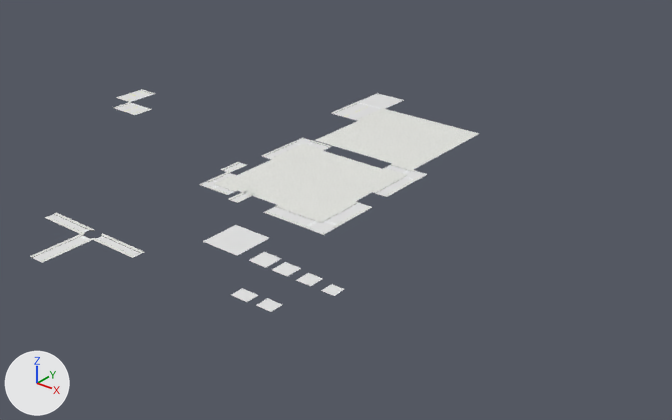
A saved change to the Blender file Diseños con medids reales/calle 1 carril y estacionamiento.blend.
Camera for both pictures: a 50 mm camera at (543.0, -475.0, 289.0) aimed at (144.0, 24.0, -21.0). The lights are fixed; the arrows at lower left show +X, +Y and +Z.

Names of what the first picture shows: 'Callle 1 carril con un lugar para estacionar.012', 'Callle 1 carril con un lugar para estacionar.013', 'Callle 1 carril con un lugar para estacionar.018', 'Callle 1 carril con un lugar para estacionar.021', 'Plane', 'Plane.008', 'Plane.010', 'Plane.028'.
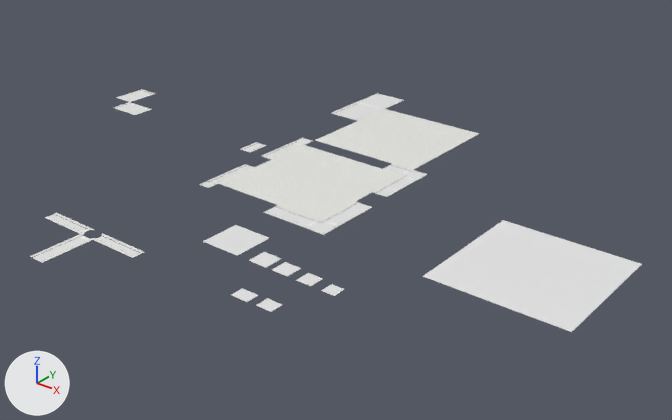
Commit message: calle de 1 carril terminada definitivamente

Where the newer file only moved an object's origin or applied its transform, the numbers keep the older frame.

What differs and where, as boxes (x1, y1, x2, y2) in the pictures (672 x 420 px):
'Plane.007', added
    after: (423, 220, 642, 332)
'Callle 1 carril con un lugar para estacionar.012', reshaped, moved, turned
    before: (223, 163, 244, 172)
    after: (241, 142, 267, 152)
'Plane.008', deleted
    before: (209, 184, 237, 195)
'Callle 1 carril con un lugar para estacionar.018', deleted
    before: (229, 190, 256, 203)
'Callle 1 carril con un lugar para estacionar.021', deleted
    before: (305, 141, 332, 151)
'Callle 1 carril con un lugar para estacionar.017', added
    after: (228, 164, 254, 175)
'Callle 1 carril con un lugar para estacionar.013', deleted
    before: (220, 162, 241, 170)
'Callle 1 carril con un lugar para estacionar.008', moved, turned, rescaled (not visible afterwards)
    before: (228, 164, 246, 173)

Edits to the bpy script that builds the scene:
```text
Change me_plane_059:
    used by ob_callle_1_carril_con_un_lugar_para_estacionar_012; location = (60.6, 0.0, 0.0)
    remove me_plane_059.from_pydata(...)  # 4 vertices, 1 face; spans x -2.5..2.5, y -10.0..10.0, z 0.0
    add me_plane_059.from_pydata(...)  # 51 vertices, 27 faces; spans x -6.0..6.0, y -10.0..10.0, z -0.1..0.1
    me_plane_059 part 1: the whole mesh is rebuilt
    add me_plane_059.materials.append(mat_vereda)
    add me_plane_059.materials.append(mat_cordon)  # picture img_paleta_general_jpg
Add me_plane_019:
    me_plane_019.from_pydata(...)  # 52 vertices, 27 faces; spans x -5.1..5.1, y -10.0..10.0, z -0.1..0.1
    me_plane_019.polygons.foreach_set('use_smooth', [True] * 27)
    # faces by material slot: [2, 24, 1]
    me_plane_019.materials.append(mat_vereda)
    me_plane_019.materials.append(mat_cordon)  # picture img_paleta_general_jpg
    me_plane_019.materials.append(mat_asafalto)  # its picture is missing
Add me_plane_008:
    me_plane_008.from_pydata([(-50.0, -50.0, 0.0), (50.0, -50.0, 0.0), (-50.0, 50.0, 0.0), (50.0, 50.0, 0.0)], [], [(0, 1, 3, 2)])
Remove ob_plane_008:
    ob_plane_008 = bpy.data.objects.new('Plane.008', me_plane_022)
    ob_plane_008.location = (83.3, -35.1, 0.1)
Remove ob_callle_1_carril_con_un_lugar_para_estacionar_018:
    ob_callle_1_carril_con_un_lugar_para_estacionar_018 = bpy.data.objects.new('Callle 1 carril con un lugar para estacionar.018', me_plane_107)
    ob_callle_1_carril_con_un_lugar_para_estacionar_018.location = (103.3, -35.1, 0.1)
Remove ob_callle_1_carril_con_un_lugar_para_estacionar_021:
    ob_callle_1_carril_con_un_lugar_para_estacionar_021 = bpy.data.objects.new('Callle 1 carril con un lugar para estacionar.021', me_plane_150)
    ob_callle_1_carril_con_un_lugar_para_estacionar_021.location = (83.3, 76.0, 0.1)
Change ob_callle_1_carril_con_un_lugar_para_estacionar_012:
    ob_callle_1_carril_con_un_lugar_para_estacionar_012.location: (60.6, 0.0, 0.0) -> (43.9, 40.0, 0.1)
    ob_callle_1_carril_con_un_lugar_para_estacionar_012.rotation_euler: (0.0, 0.0, 0.0) -> (0.0, 0.0, 9.425)  # degrees (0, 0, 0) -> degrees (0, 0, 180)
Change ob_callle_1_carril_con_un_lugar_para_estacionar_008:
    ob_callle_1_carril_con_un_lugar_para_estacionar_008.location: (0.0, 0.0, 0.0) -> (67.3, 66.3, 0.1)
    ob_callle_1_carril_con_un_lugar_para_estacionar_008.rotation_euler: (0.0, 0.0, 0.0) -> (0.0, 0.0, 17.28)  # degrees (0, 0, 0) -> degrees (0, 0, 270)
    ob_callle_1_carril_con_un_lugar_para_estacionar_008.scale: (1.0, 1.0, 1.0) -> (1.36, 1.0, 1.0)
Remove ob_callle_1_carril_con_un_lugar_para_estacionar_013:
    ob_callle_1_carril_con_un_lugar_para_estacionar_013 = bpy.data.objects.new('Callle 1 carril con un lugar para estacionar.013', me_plane_064)
    ob_callle_1_carril_con_un_lugar_para_estacionar_013.location = (57.0, 0.0, 0.2)
Add ob_callle_1_carril_con_un_lugar_para_estacionar_017:
    ob_callle_1_carril_con_un_lugar_para_estacionar_017 = bpy.data.objects.new('Callle 1 carril con un lugar para estacionar.017', me_plane_019)
    ob_callle_1_carril_con_un_lugar_para_estacionar_017.location = (68.2, 0.0, 0.1)
    ob_callle_1_carril_con_un_lugar_para_estacionar_017.rotation_euler = (0.0, 0.0, 18.85)  # degrees (0, 0, 0)
Add ob_plane_007:
    ob_plane_007 = bpy.data.objects.new('Plane.007', me_plane_008)
    ob_plane_007.location = (321.5, 0.0, 0.0)
```
